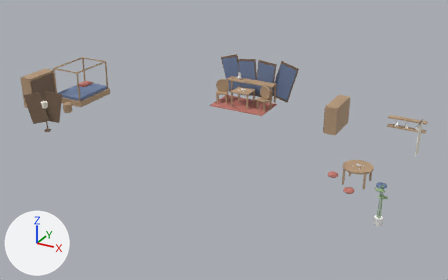
A saved change to the glTF model models/interior.glb.
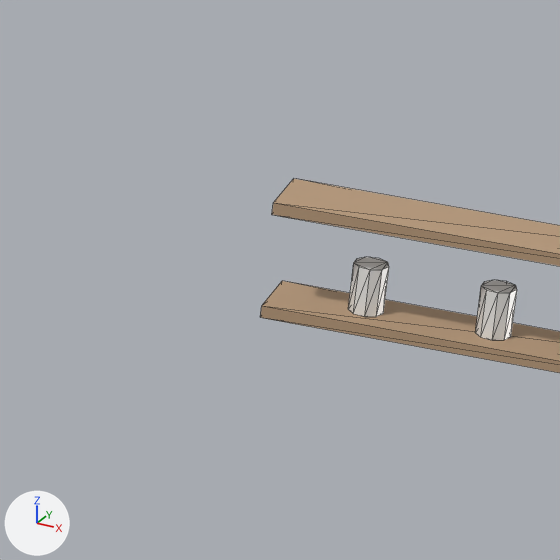
The first picture shows the older version from a 50 mm camera at (11.92, -18.89, 10.18) aimed at (0.73, 1.45, 0.01). The close-ups show the older and then the newer version on the part from 81% to 92% of the width and 36% to 53% of the height of that picture. Only the edits that show in the close-ups are written down. The axes (+X, +Y, +Z) are drawn at lower left. The lights are the same throughout. The close-ups show mesh edges as thin lines. Where no turn or scale is listed for an object, it has been applied to the vertices.

Names of what the first close-up shows: 'Furn_Jar0', 'Furn_Jar1', 'Furn_Shelf', 'Furn_Shelf2'.
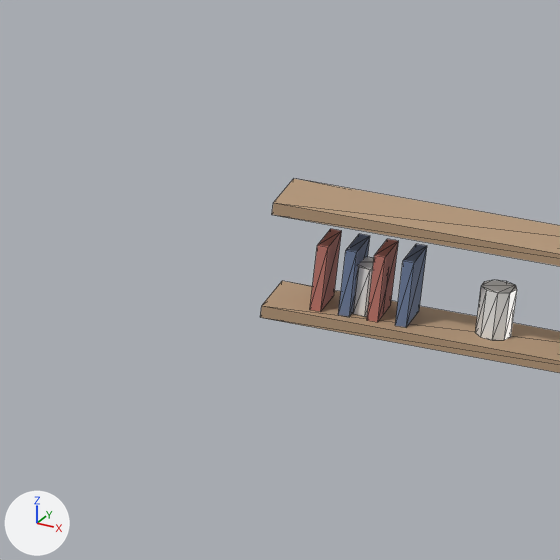
Edits to the bpy script that builds the scene:
```text
Add me_furn_book3:
    me_furn_book3.from_pydata(...)  # a box spanning x -0.018..0.018, y -0.08..0.08, z -0.11..0.11
    me_furn_book3.materials.append(mat_fabricindigo)  # blue #7081a3
Add me_furn_book2:
    me_furn_book2.from_pydata(...)  # a box spanning x -0.018..0.018, y -0.08..0.08, z -0.11..0.11
    me_furn_book2.materials.append(mat_fabricred)  # pink #c2796e
Add me_furn_book0:
    me_furn_book0.from_pydata(...)  # a box spanning x -0.018..0.018, y -0.08..0.08, z -0.11..0.11
    me_furn_book0.materials.append(mat_fabricred)  # pink #c2796e
Add ob_furn_book3:
    ob_furn_book3 = bpy.data.objects.new('Furn_Book3', me_furn_book3)
    ob_furn_book3.location = (7.33, 2.94, 1.48)
Add ob_furn_book2:
    ob_furn_book2 = bpy.data.objects.new('Furn_Book2', me_furn_book2)
    ob_furn_book2.location = (7.24, 2.94, 1.48)
Add ob_furn_book1:
    ob_furn_book1 = bpy.data.objects.new('Furn_Book1', me_furn_book3.copy())
    ob_furn_book1.location = (7.15, 2.94, 1.48)
Add ob_furn_book0:
    ob_furn_book0 = bpy.data.objects.new('Furn_Book0', me_furn_book0)
    ob_furn_book0.location = (7.06, 2.94, 1.48)
```

Pixel boxes [x1, y1, x2, y2] of what changed, in the close-ups (560 x 560 px):
'Furn_Book0', added: after [310, 229, 342, 312]
'Furn_Book2', added: after [367, 239, 398, 322]
'Furn_Book3', added (blue): after [395, 244, 427, 327]
'Furn_Book1', added (blue): after [338, 234, 370, 317]
